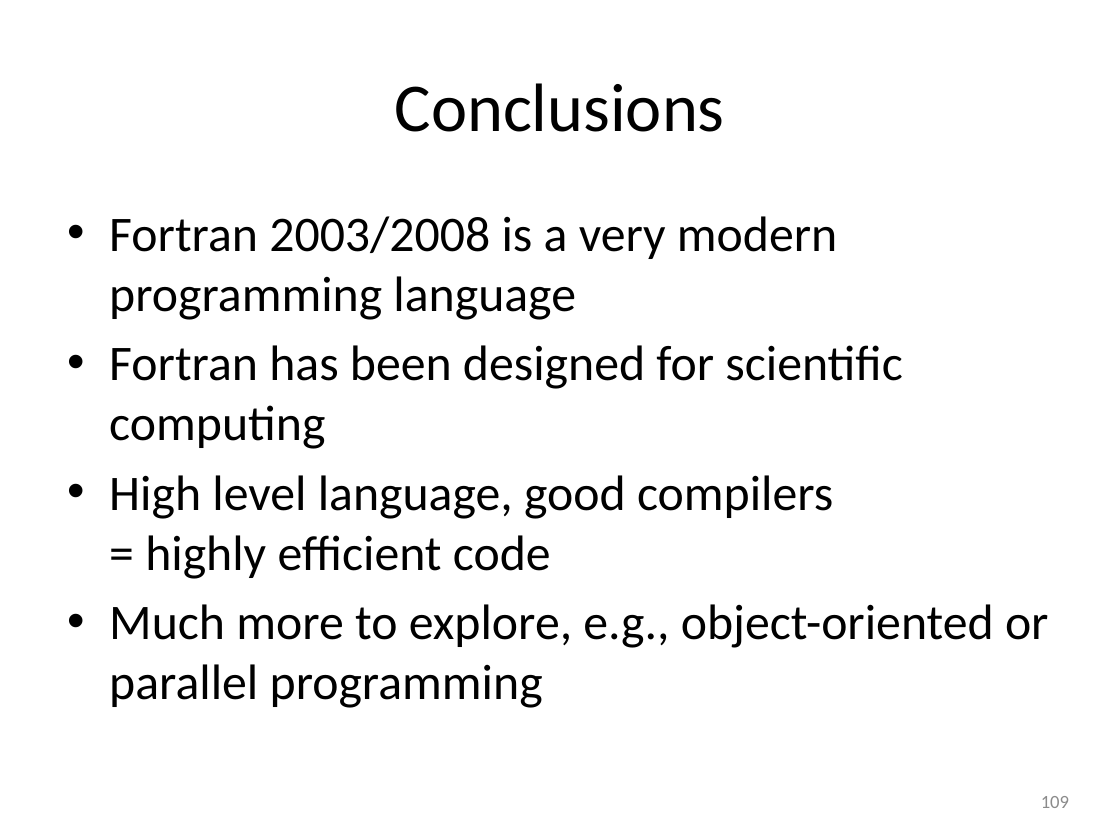
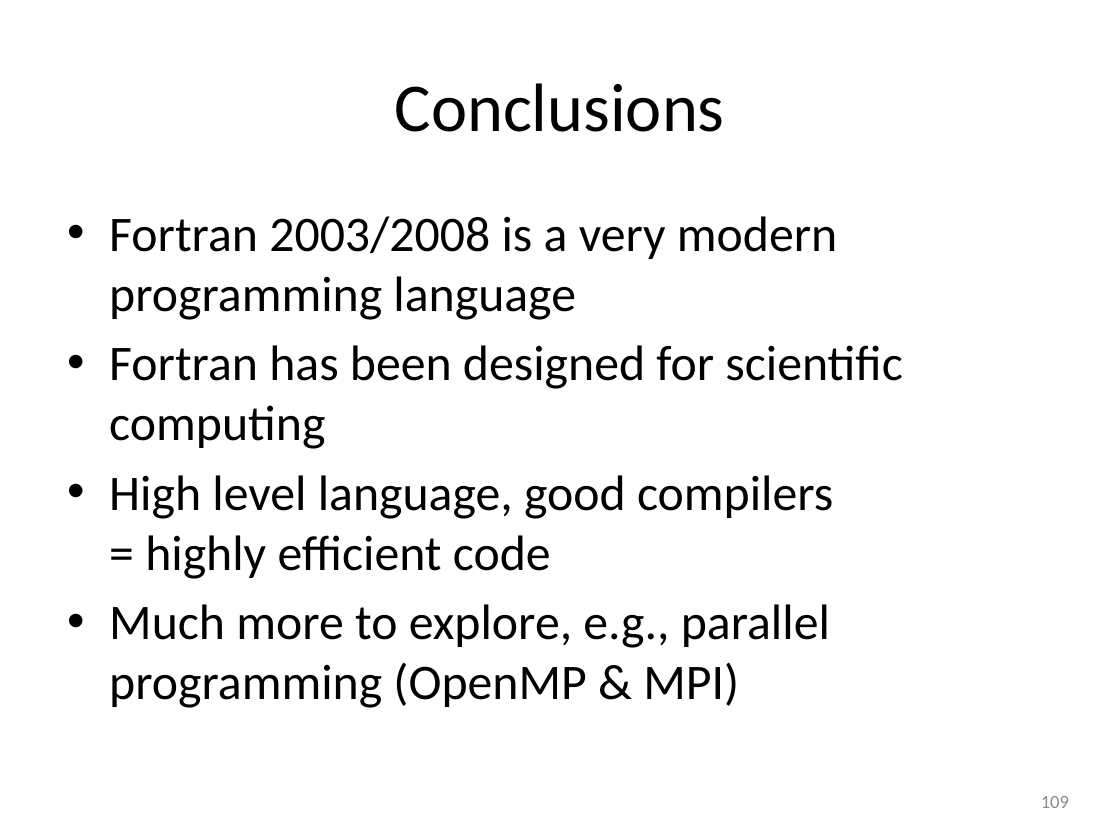
Before and after one commit to gjbex/Fortran-for-programmers, a slide deck: slide 109 of fortran_for_programmers.pptx. Drawn at 1120x840 pixels with LibreOffice and Linux fonts; fonts in the diff are those of the drawing. Boxes give left, top, right and bottom in pixels: in the first picture for what was removed or moved away, otherwise in the second. Text is boxed around its words. In the diff, an @@ line names an element or a change of style, - is before the commit and + after.

Commit message:
Remove OO programming from where to go next
It is part of this training.

```diff
--- a/fortran_for_programmers.pptx
+++ b/fortran_for_programmers.pptx
@@ text at <box>109,604,830,708</box>: text changed @@
-• Much more to explore, e.g., object-oriented or parallel programming
+• Much more to explore, e.g., parallel programming (OpenMP & MPI)
```
